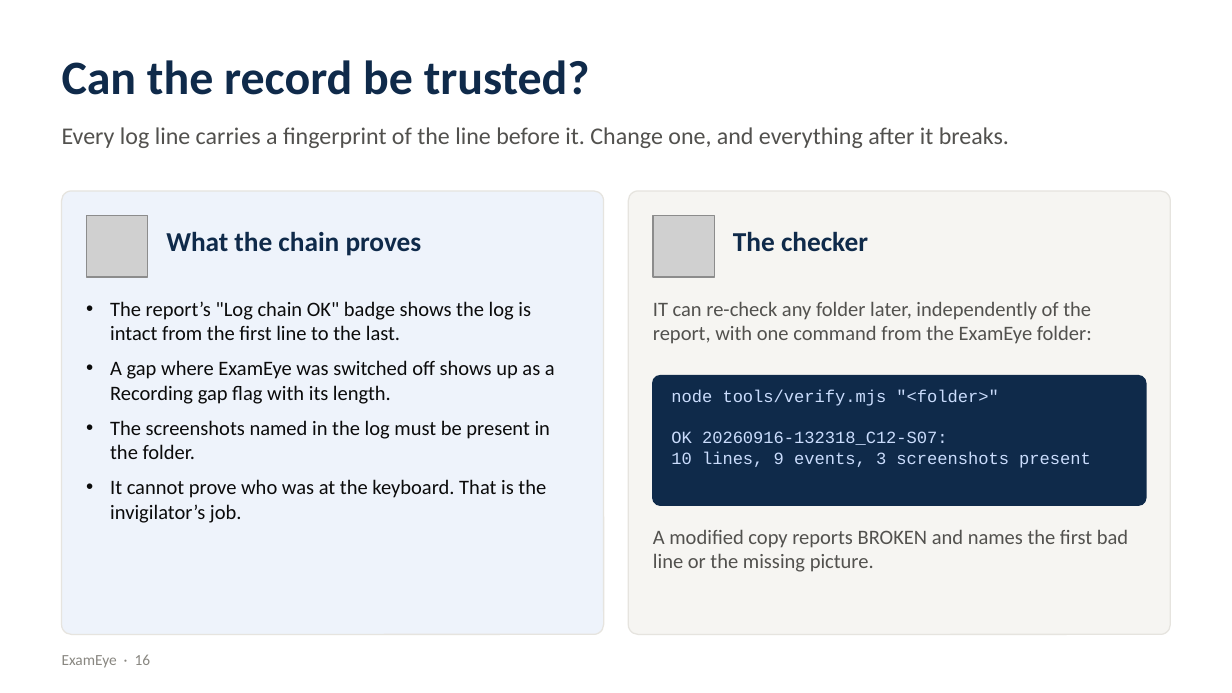
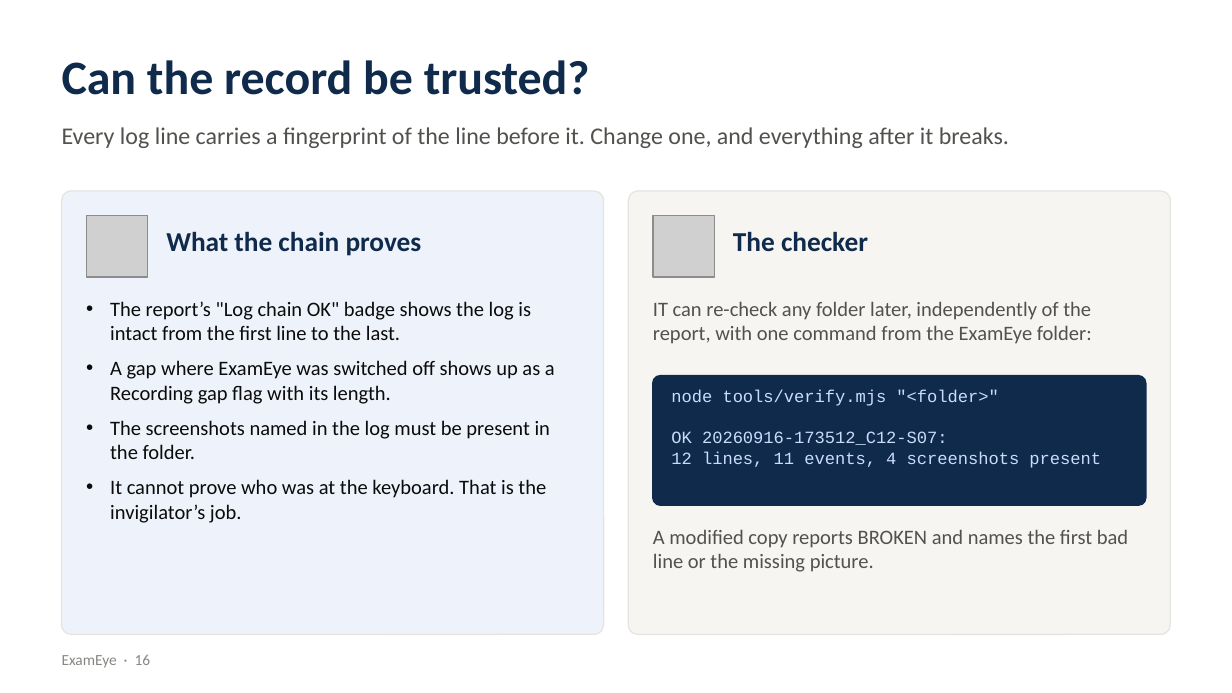
Before and after one commit to goiitians/exameye, a slide deck: slide 16 of docs/deck/ExamEye-overview.pptx. Drawn at 1232x693 pixels with LibreOffice and Linux fonts; fonts in the diff are those of the drawing; grey boxes stand for pictures. Boxes give left, top, right and bottom in pixels: in the first picture for what was removed or moved away, otherwise in the second. Text is boxed around its words. In the diff, an @@ line names an element or a change of style, - is before the commit and + after.

```diff
--- a/docs/deck/ExamEye-overview.pptx
+++ b/docs/deck/ExamEye-overview.pptx
@@ text at [671,431,1101,468]: text changed @@
-OK 20260916-132318_C12-S07:
-10 lines, 9 events, 3 screenshots present
+OK 20260916-173512_C12-S07:
+12 lines, 11 events, 4 screenshots present
```
Also in this commit, not shown: 1 other slide changed, 24 other files.
